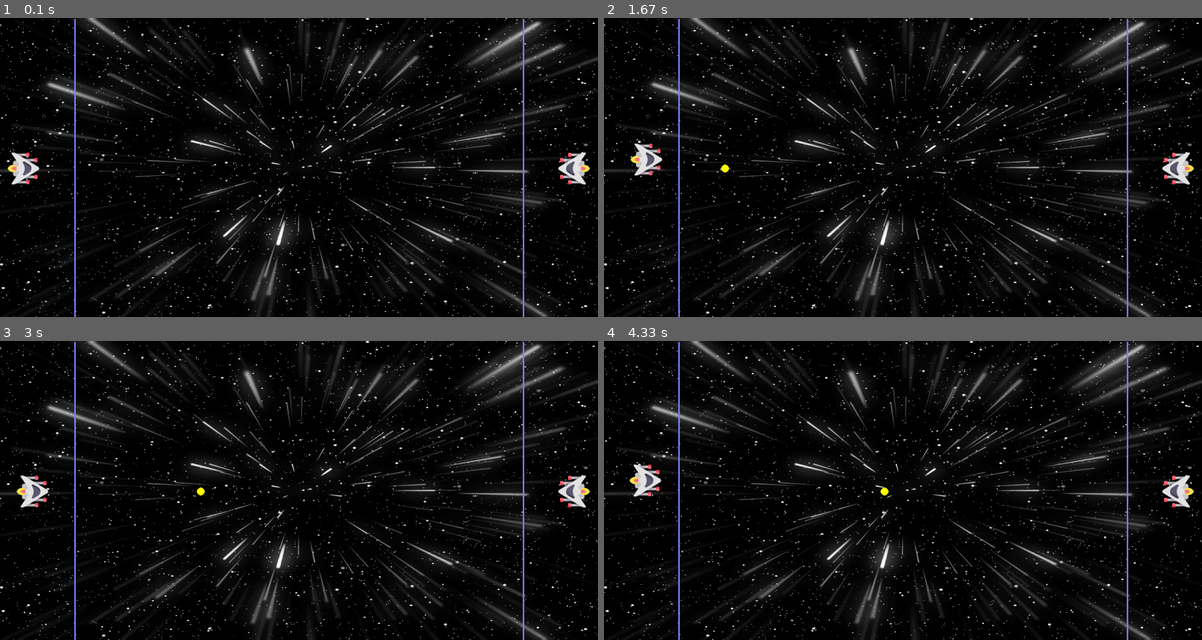
Above: before the commit, frames 1-4 (two rows, left to right).
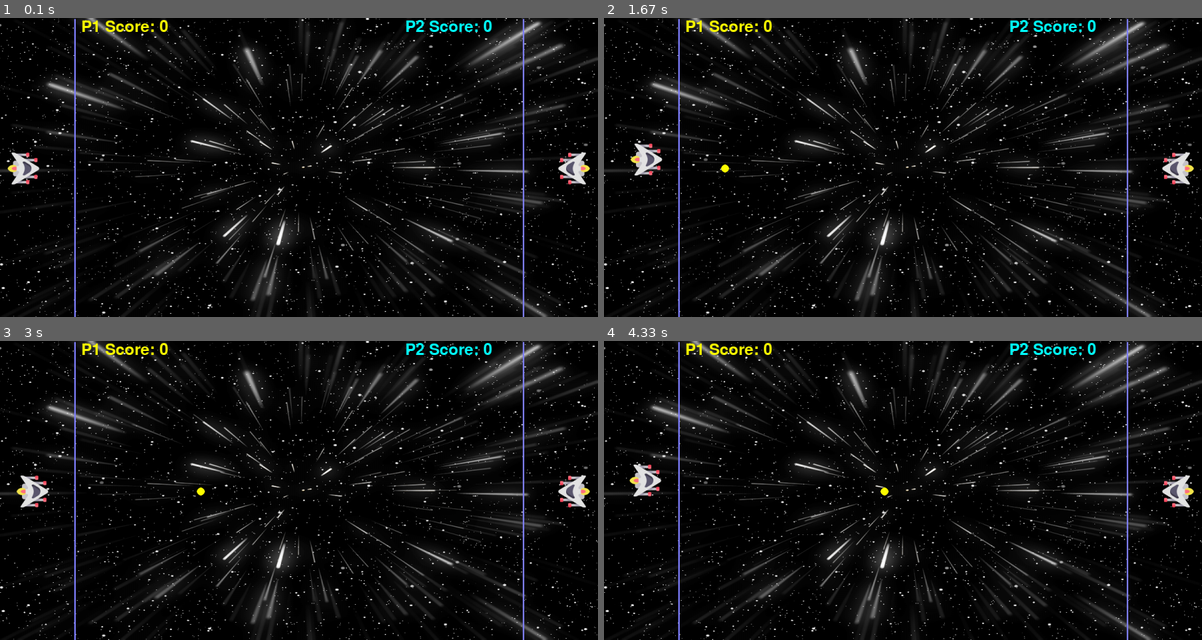
Above: after the commit, the same moments.

Repository: mmdtcn/Pygame
Game: pygame game, started from Tutorial/Lesson07/main.py
Same seed, same stepped clock (60 frames per second), same inputs: the game is played once before the commit and once after it.
Inputs:
- Up to frame 1 (0.1 s): no input
- Up to frame 2 (1.67 s): tap Space at 0.33, 0.73, 1.03, 1.23, 1.57 s; hold Right 0.67-1.13 s; tap 6 at 0.82 s; hold Up 1.17-1.47 s; tap 4 at 1.32 s; hold Right from 1.5 s (still down)
- Up to frame 3 (3 s): tap Space at 1.87, 2.07, 2.37, 2.63, 2.97 s; release Right at 1.97 s; hold Left 2-2.53 s; tap 6 at 2.15 s; hold Down 2.57-2.87 s; tap 4 at 2.72 s; hold Left from 2.9 s (still down)
- Up to frame 4 (4.33 s): tap Space at 3.27, 3.4, 3.8, 4.1 s; release Left at 3.3 s; hold Up 3.33-3.7 s; tap 6 at 3.48 s; hold Right from 3.73 s (still down); tap 4 at 3.88 s

The runs differ from the first frame. In frame 1, 0.6% of the frame differs, in the area x 13-83%, y 0-5%; in frame 2, 0.6%; in frame 3, 0.6%; in frame 4, 0.6%.

Commit message:
Changes to be committed:

Diff:
--- a/Tutorial/Lesson07/main.py
+++ b/Tutorial/Lesson07/main.py
@@ -25,6 +25,12 @@
 # background music
 mixer.music.load('background.wav')
 mixer.music.play(-1)
+
+
+# font setup for text
+my_font = pygame.font.Font('freesansbold.ttf', 32)
+
+
 
 # Define border line
 Color_line = (128, 128, 255)
@@ -86,6 +92,23 @@
         pl2_state ='fire'
         bullet_color=(0,255,255)
     pygame.draw.circle(screen, bullet_color, (X, Y), r_bullet, 0)
+
+def show_score():
+    player1_text = my_font.render('P1 Score: '+str(score_player1), True, (255,255,0))
+    player2_text = my_font.render('P2 Score: '+str(score_player2), True, (0,255,255))
+
+    # text surface object
+    player1_textRect = player1_text.get_rect()
+    # set the center of the rectangular object.
+    player1_textRect.center = (250, 18)
+
+    # text surface object
+    player2_textRect = player2_text.get_rect()
+    # set the center of the rectangular object.
+    player2_textRect.center = (900, 18)
+    screen.blit(player1_text,player1_textRect)
+    screen.blit(player2_text,player2_textRect)
+
 
 
 running = True
@@ -147,6 +170,8 @@
 
     screen.fill(bg_color)
     screen.blit(bg_img, (0, 0))
+    show_score()
+
     # draw borderline
     pygame.draw.line(screen, Color_line, (x11_border, y11_border), (x12_border, y12_border), 3)
     pygame.draw.line(screen, Color_line, (x21_border, y21_border), (x22_border, y22_border), 3)
@@ -155,7 +180,6 @@
 
     Player2_X += Player2X_Change
     Player2_Y += Player2Y_Change
-
 
     # First Player
     # Limit the x movements to the borderline
